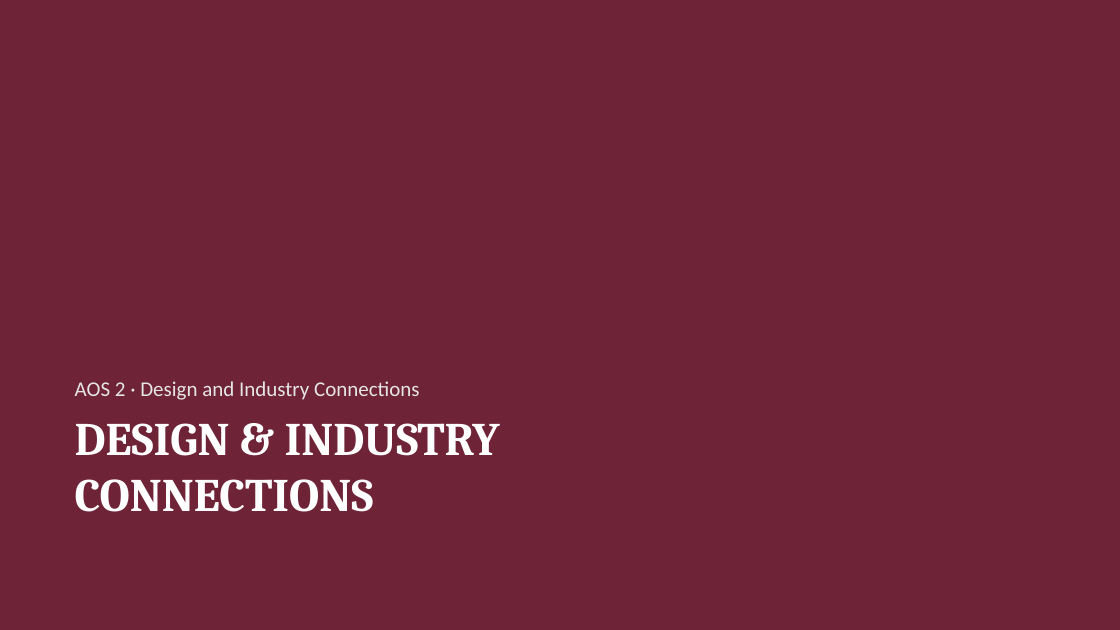
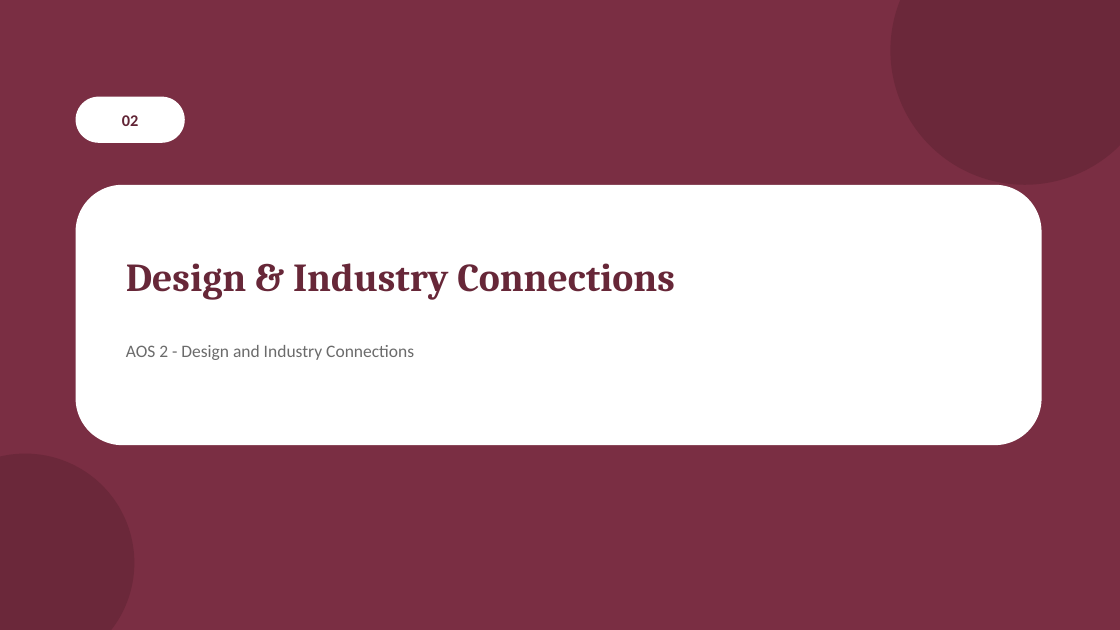
Before and after one commit to melodywyc0710/chuck, a slide deck: slide 10 of teaching-materials/vcd-vce/powerpoint/Unit2-Design-Contexts-and-Connections.pptx. Drawn at 1120x630 pixels with LibreOffice and Linux fonts; fonts in the diff are those of the drawing. Boxes give left, top, right and bottom in pixels: in the first picture for what was removed or moved away, otherwise in the second. Text is boxed around its words. In the diff, an @@ line names an element or a change of style, - is before the commit and + after.

```diff
--- a/teaching-materials/vcd-vce/powerpoint/Unit2-Design-Contexts-and-Connections.pptx
+++ b/teaching-materials/vcd-vce/powerpoint/Unit2-Design-Contexts-and-Connections.pptx
@@ background #6E2337 to #7A2E43 @@
@@ ellipse added at (891, 0, 1120, 185), fill #6B283A @@
@@ rounded rectangle added at (76, 97, 185, 143), fill #FFFFFF, 14 pt, text #612435, bold @@
+02
@@ rounded rectangle added at (76, 185, 1042, 445), fill #FFFFFF @@
@@ text at (126, 263, 675, 300): text changed; size 40 to 34 pt; text colour #FFFFFF to #672738 @@
-DESIGN & INDUSTRY CONNECTIONS
+Design & Industry Connections
@@ text "AOS 2 - Design and ..." at (126, 345, 414, 360): vertical alignment bottom to top @@
@@ text at (126, 345, 414, 360): text changed; size 18 to 15 pt; text colour #E5E5E5 to #6B6B6B @@
-AOS 2 · Design and Industry Connections
+AOS 2 - Design and Industry Connections
@@ ellipse added at (0, 454, 134, 630), fill #6B283A @@
```
Also in this commit, not shown: 15 other slides changed, 1 slide added, 33 other files.
